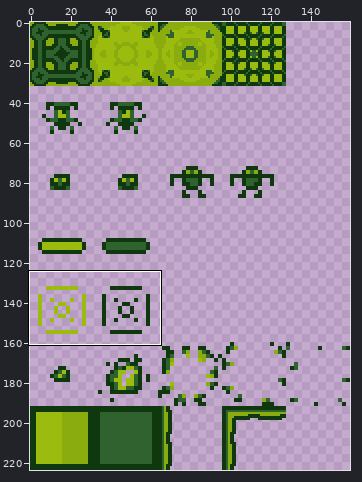
File history of a sprite sheet, Tileset32.png. Above: a wide view before the commit, with the close-up outlined.
Close-up. Before the commit:
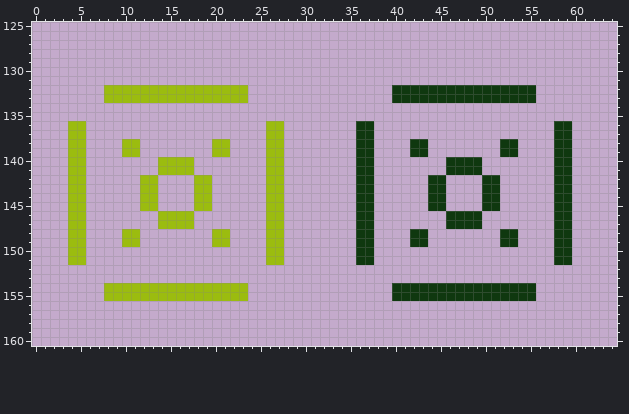
The file is 160x224 pixels. Shown: x 0..64, y 125..160.
After:
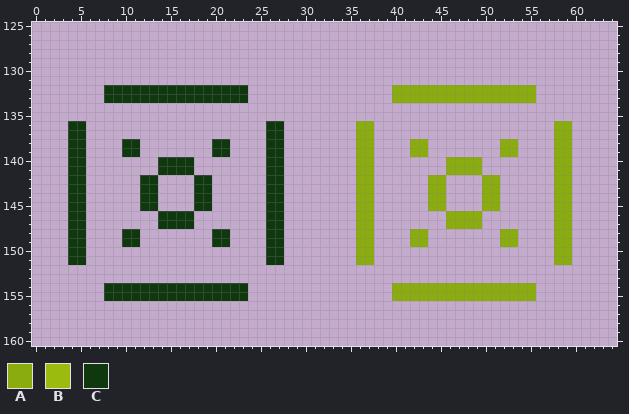
Palette (. is transparent): A #8bac0f  B #9bbc0f  C #0f380f
Change:
Colour C gives way to colour A in rows 132 to 133 at x 40 to 55; in rows 136 to 137 at x 36 to 37 and 58 to 59; in rows 138 to 139 at x 36 to 37, 42 to 43, 52 to 53 and 58 to 59; in rows 140 to 141 at x 36 to 37, 46 to 49 and 58 to 59; in rows 142 to 145 at x 36 to 37, 44 to 45, 50 to 51 and 58 to 59; in rows 146 to 147 at x 36 to 37, 46 to 49 and 58 to 59.
Colour C gives way to colour A in rows 148 to 149 at x 36 to 37, 42 to 43, 52 to 53 and 58 to 59; in rows 150 to 151 at x 36 to 37 and 58 to 59; in rows 154 to 155 at x 40 to 55.
Colour B gives way to colour C in rows 132 to 133 at x 8 to 23; in rows 136 to 137 at x 4 to 5 and 26 to 27; in rows 138 to 139 at x 4 to 5, 10 to 11, 20 to 21 and 26 to 27; in rows 140 to 141 at x 4 to 5, 14 to 17 and 26 to 27; in rows 142 to 145 at x 4 to 5, 12 to 13, 18 to 19 and 26 to 27; in rows 146 to 147 at x 4 to 5, 14 to 17 and 26 to 27.
Colour B gives way to colour C in rows 148 to 149 at x 4 to 5, 10 to 11, 20 to 21 and 26 to 27; in rows 150 to 151 at x 4 to 5 and 26 to 27; in rows 154 to 155 at x 8 to 23.
